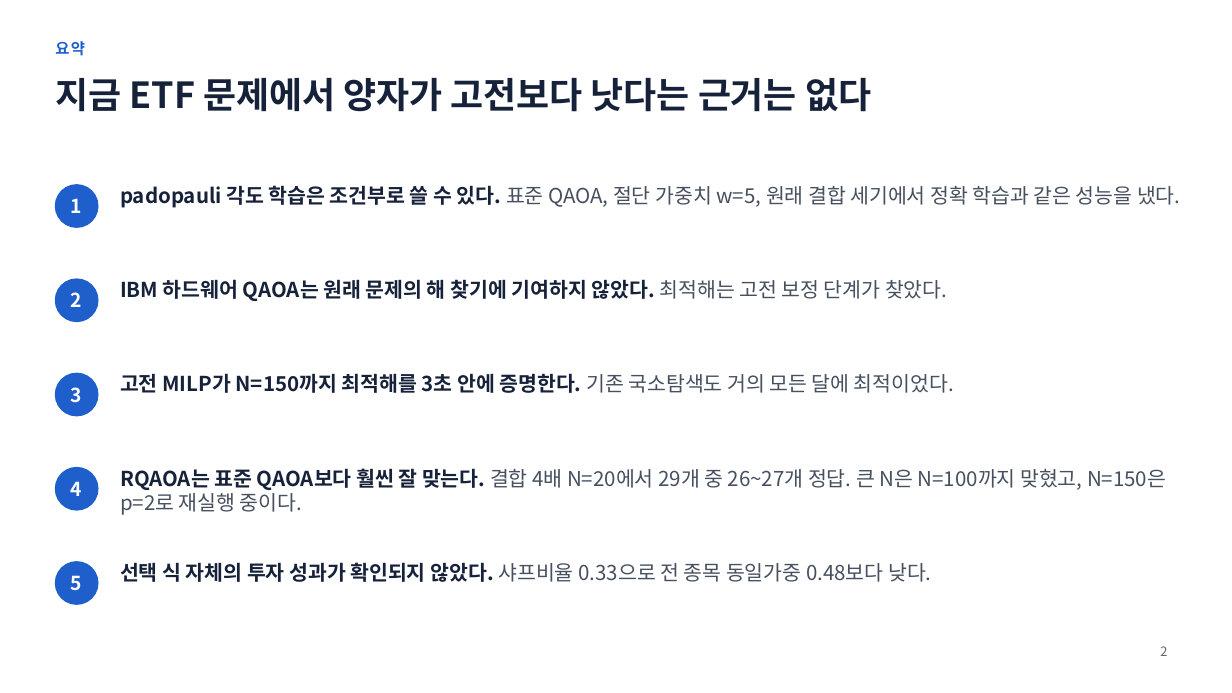
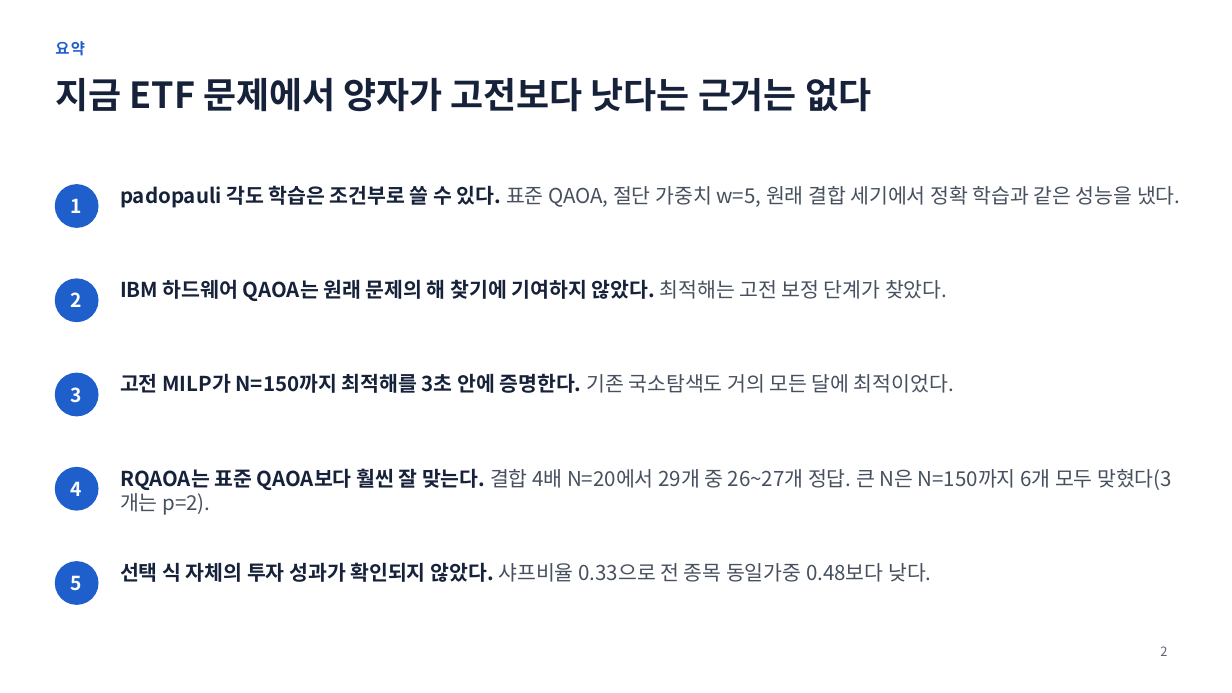
Before and after one commit to 202155570/norma-qaoa, a slide deck: slide 2 of docs/qaoa_research_report_2026-11-19.pptx. Drawn at 1232x693 pixels with LibreOffice and Linux fonts; fonts in the diff are those of the drawing. Boxes give left, top, right and bottom in pixels: in the first picture for what was removed or moved away, otherwise in the second. Text is boxed around its words. In the diff, an @@ line names an element or a change of style, - is before the commit and + after.

```diff
--- a/docs/qaoa_research_report_2026-11-19.pptx
+++ b/docs/qaoa_research_report_2026-11-19.pptx
@@ text at (x1=120, y1=468, x2=1172, y2=515): text changed @@
-RQAOA는 표준 QAOA보다 훨씬 잘 맞는다. 결합 4배 N=20에서 29개 중 26~27개 정답. 큰 N은 N=100까지 맞혔고, N=150은 p=2로 재실행 중이다.
+RQAOA는 표준 QAOA보다 훨씬 잘 맞는다. 결합 4배 N=20에서 29개 중 26~27개 정답. 큰 N은 N=150까지 6개 모두 맞혔다(3개는 p=2).
```
Also in this commit, not shown: 3 other slides changed, 6 other files.
